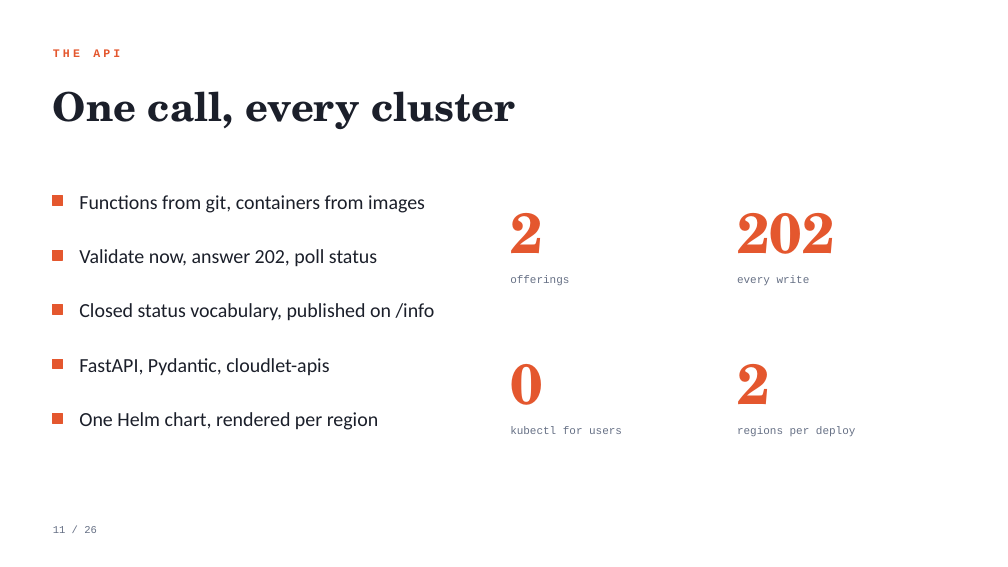
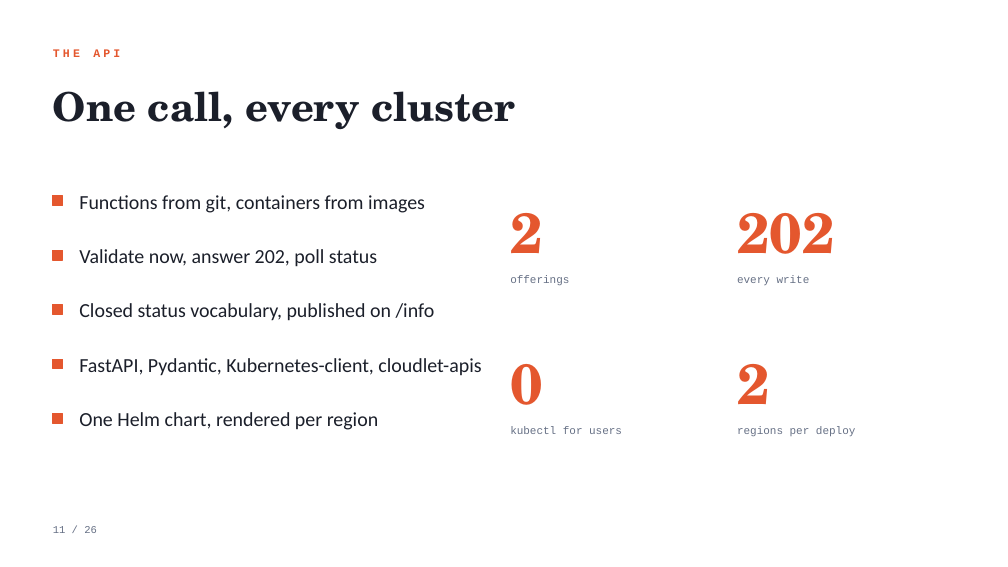
Before and after one commit to black-cloudlet/serverless, a slide deck: slide 11 of docs/presentation/serverless-platform.pptx. Drawn at 1008x567 pixels with LibreOffice and Linux fonts; fonts in the diff are those of the drawing. Boxes give left, top, right and bottom in pixels: in the first picture for what was removed or moved away, otherwise in the second. Text is boxed around its words. In the diff, an @@ line names an element or a change of style, - is before the commit and + after.

```diff
--- a/docs/presentation/serverless-platform.pptx
+++ b/docs/presentation/serverless-platform.pptx
@@ text at (79, 358, 481, 376): text changed @@
-FastAPI, Pydantic, cloudlet-apis
+FastAPI, Pydantic, Kubernetes-client, cloudlet-apis
```
Also in this commit, not shown: 3 other slides changed, 5 other files.
